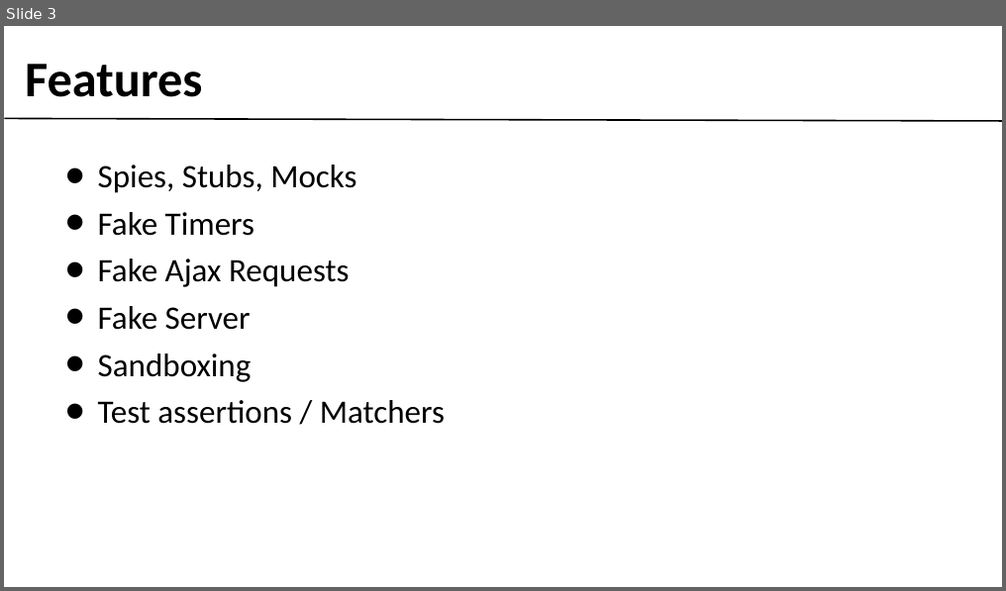
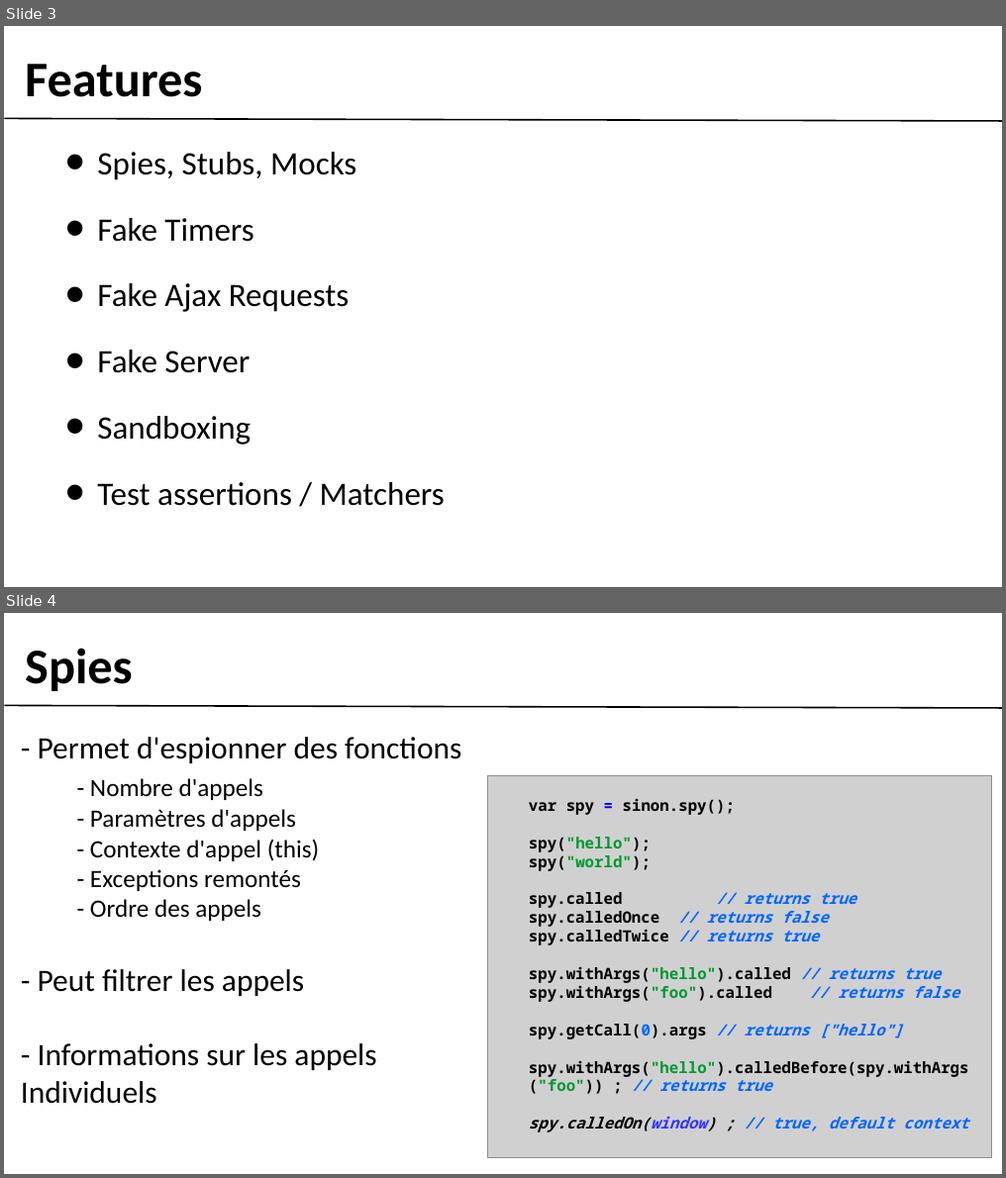
Before and after one commit to gobengo/devoxx-panorama-js-testing, a slide deck: doc/sinonjs_part.ppt. Shown one above the other, each under a label of ours: slide 3 before the commit, slides 3 and 4 after it. The pictures are 1006x591 and 1006x1178 pixels, drawn with LibreOffice and Linux fonts; fonts in the diff are those of the drawing; grey boxes stand for pictures; background and template pictures are left out. Boxes give left, top, right and bottom in pixels: in the first picture for what was removed or moved away, otherwise in the second. Text is boxed around its words. In the diff, an @@ line names an element or a change of style, - is before the commit and + after.

Commit message:
sinon prez - relecture 1 done.

```diff
--- a/doc/sinonjs_part.ppt
+++ b/doc/sinonjs_part.ppt
@@ slide 4 added at [4, 613, 1002, 1174], background #FFFFFF; not listed: 1 template element that a slide beside it also shows @@
@@ text added at [25, 648, 133, 691], 64 pt, text #000000, bold @@
+Spies
@@ text added at [21, 737, 461, 1104], 32 pt, text #000000 @@
+- Permet d'espionner des fonctions
+- Nombre d'appels
+- Paramètres d'appels
+- Contexte d'appel (this)
+- Exceptions remontés
+- Ordre des appels
+- Peut filtrer les appels
+- Informations sur les appels
+Individuels
@@ picture added at [487, 775, 992, 1157] @@
@@ text added at [529, 799, 969, 1133], 20 pt, text #000000, bold @@
+var spy = sinon.spy();
+spy("hello");
+spy("world");
+spy.called // returns true
+spy.calledOnce // returns false
+spy.calledTwice // returns true
+spy.withArgs("hello").called // returns true
+spy.withArgs("foo").called // returns false
+spy.getCall(0).args // returns ["hello"]
+spy.withArgs("hello").calledBefore(spy.withArgs("foo")) ; // returns true
+spy.calledOn(window) ; // true, default context
@@ slide 3 changed as well @@
@@ text "Spies, Stubs, Mocks" rewrapped from [98, 165, 445, 424] to [97, 152, 445, 506] @@
```
Also in this commit, not shown: 8 other slides changed, 4 other slides added, 4 slides removed, 2 other files.
